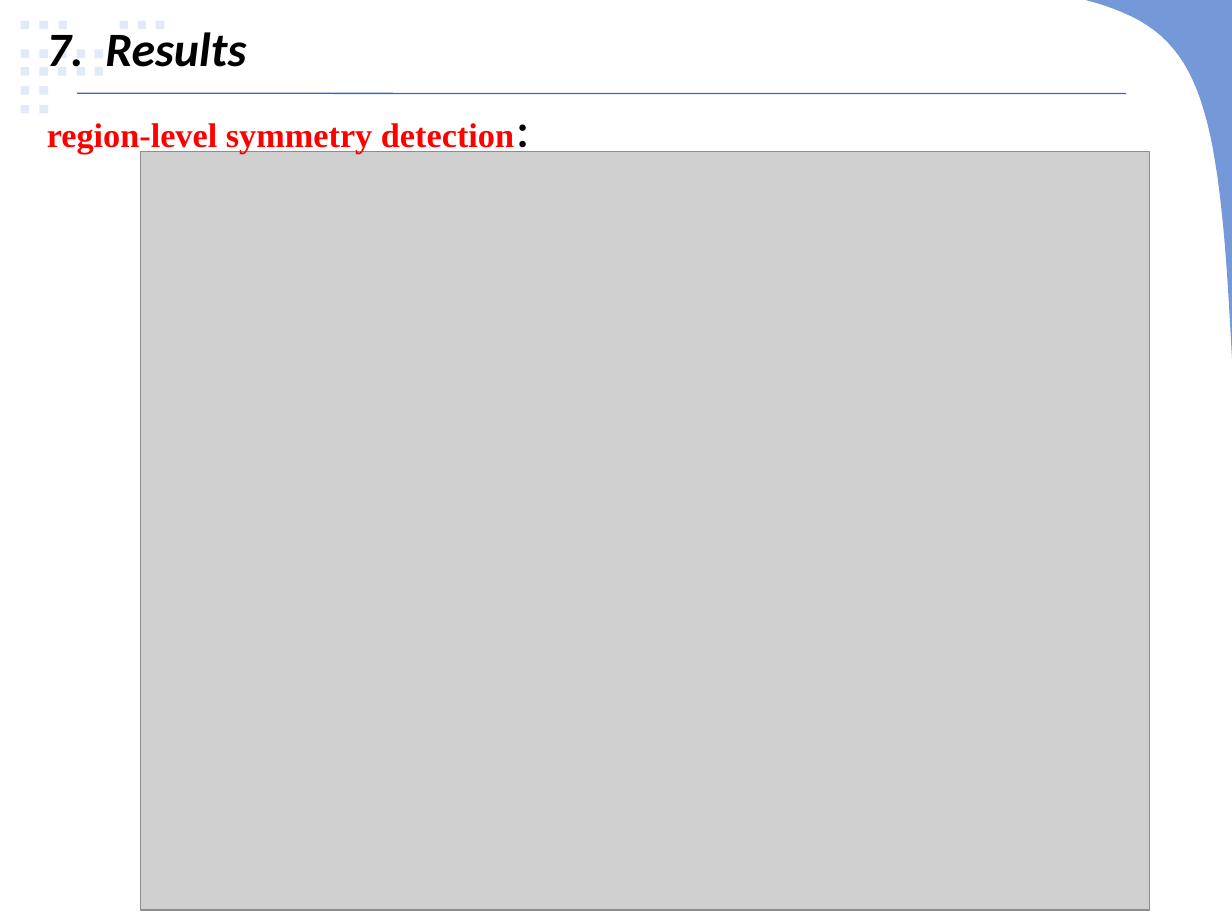
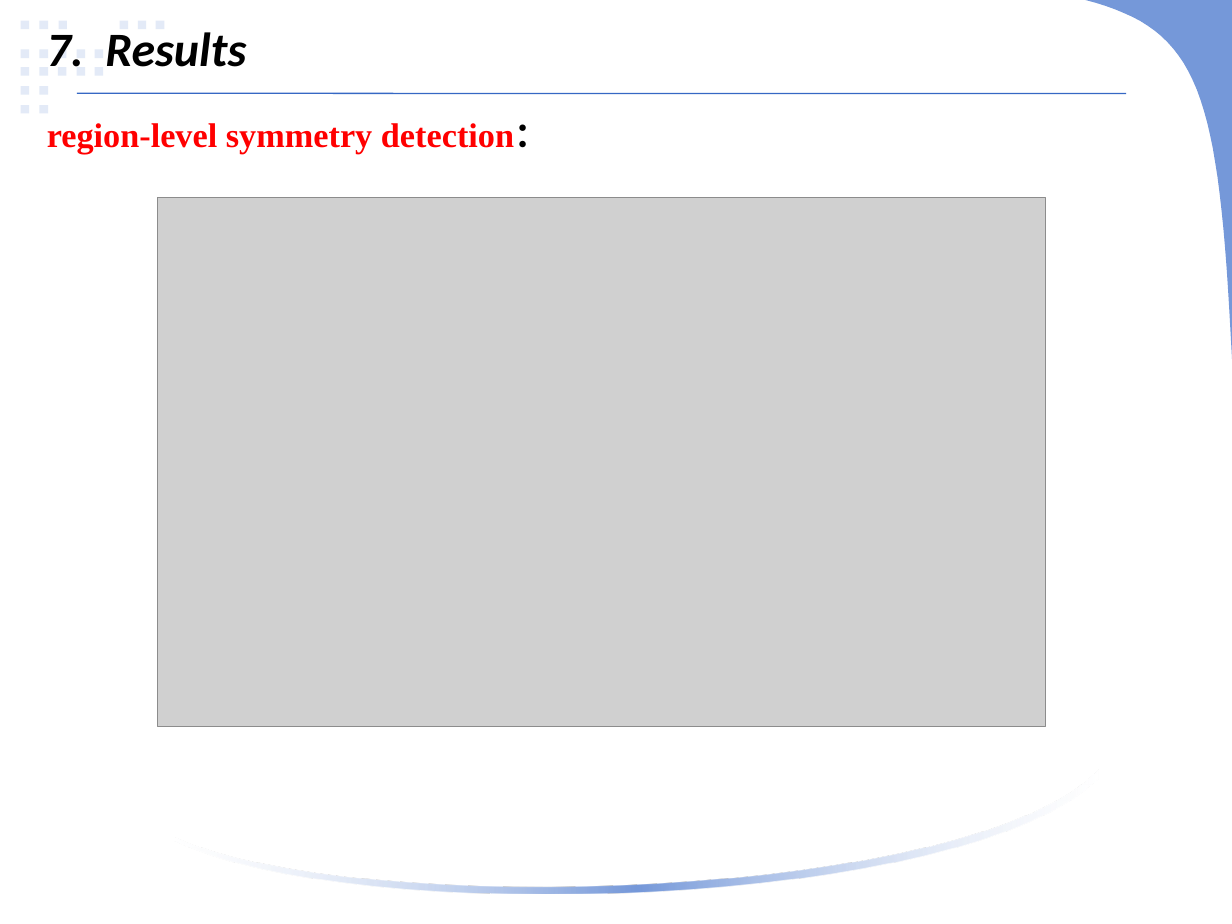
Before and after one commit to linlinge/mondy-speech, a slide deck: slide 15 of 1st March 25, 2019.pptx. Drawn at 1232x924 pixels with LibreOffice and Linux fonts; fonts in the diff are those of the drawing; grey boxes stand for pictures. Boxes give left, top, right and bottom in pixels: in the first picture for what was removed or moved away, otherwise in the second. Text is boxed around its words. In the diff, an @@ line names an element or a change of style, - is before the commit and + after.

Commit message:
update

```diff
--- a/1st March 25, 2019.pptx
+++ b/1st March 25, 2019.pptx
@@ picture: place and size @@
-picture at <box>140,152,1149,910</box>
+picture at <box>158,197,1046,726</box>
@@ freeform shape added at <box>175,770,1099,893</box>, fill gradient #FFFFFF to #7598D9 @@
```
Also in this commit, not shown: 3 other slides changed, 1 slide added.
